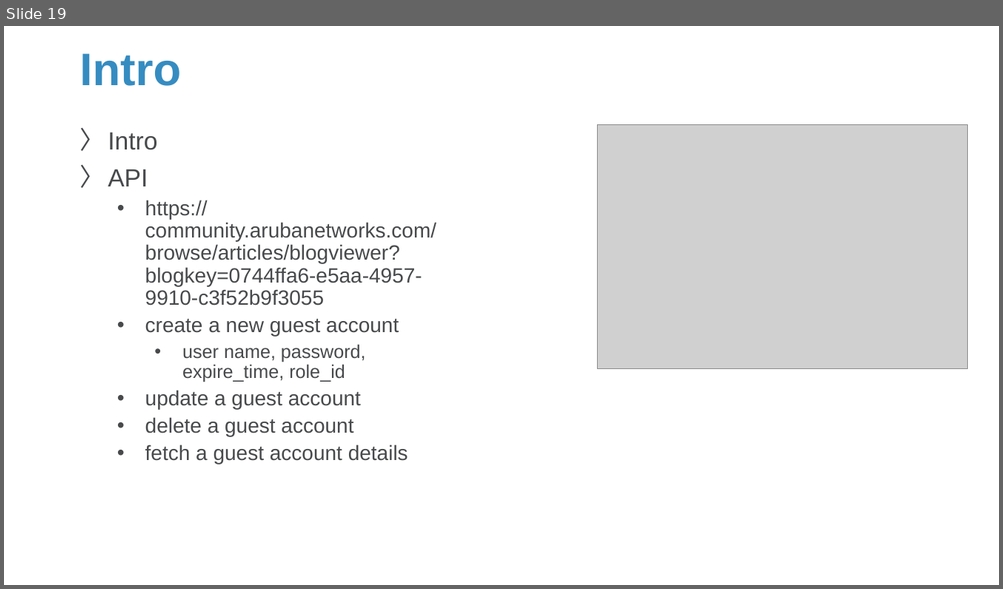
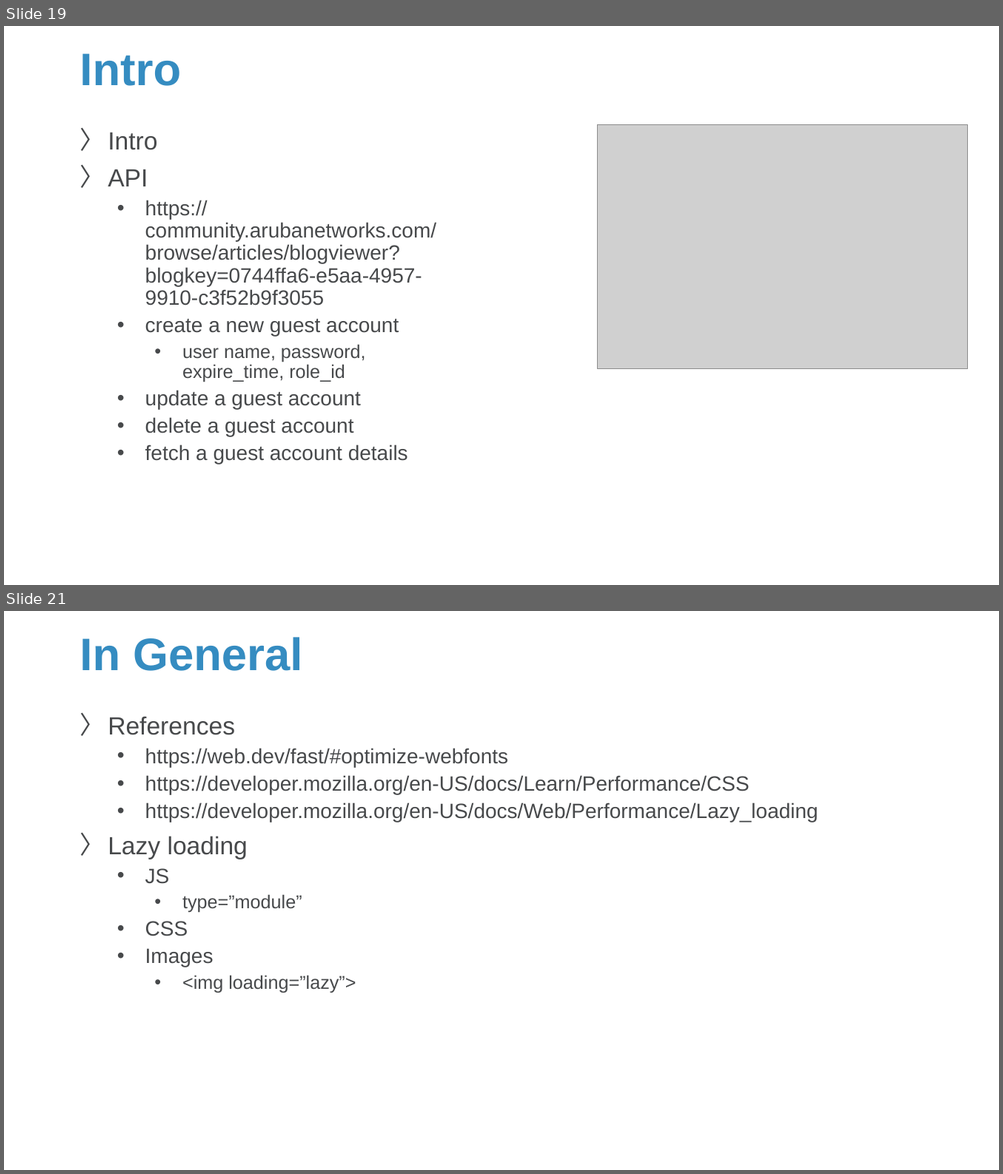
Before and after one commit to Sparks-Lu/TechNotes, a slide deck: Web/WebGeneral-Notes.pptx. Shown one above the other, each under a label of ours: slide 19 before the commit, slides 19 and 21 after it; the slides between them are not shown. The pictures are 1003x589 and 1003x1174 pixels, drawn with LibreOffice and Linux fonts; fonts in the diff are those of the drawing; grey boxes stand for pictures; background and template pictures are left out. Boxes give left, top, right and bottom in pixels: in the first picture for what was removed or moved away, otherwise in the second. Text is boxed around its words. In the diff, an @@ line names an element or a change of style, - is before the commit and + after.

```diff
--- a/Web/WebGeneral-Notes.pptx
+++ b/Web/WebGeneral-Notes.pptx
@@ slide 21 added at (4, 611, 999, 1170), background picture (left out) @@
@@ title added at (79, 637, 302, 671), 44 pt, text #358CC1, bold @@
+In General
@@ text added at (108, 716, 818, 993), 20 pt, text #47494B @@
+〉 References
+  • https://web.dev/fast/#optimize-webfonts
+  • https://developer.mozilla.org/en-US/docs/Learn/Performance/CSS
+  • https://developer.mozilla.org/en-US/docs/Web/Performance/Lazy_loading
+〉 Lazy loading
+  • JS
+    • type=”module”
+  • CSS
+  • Images
+    • <img loading=”lazy”>
```
Also in this commit, not shown: 1 other slide added, 5 other files.
